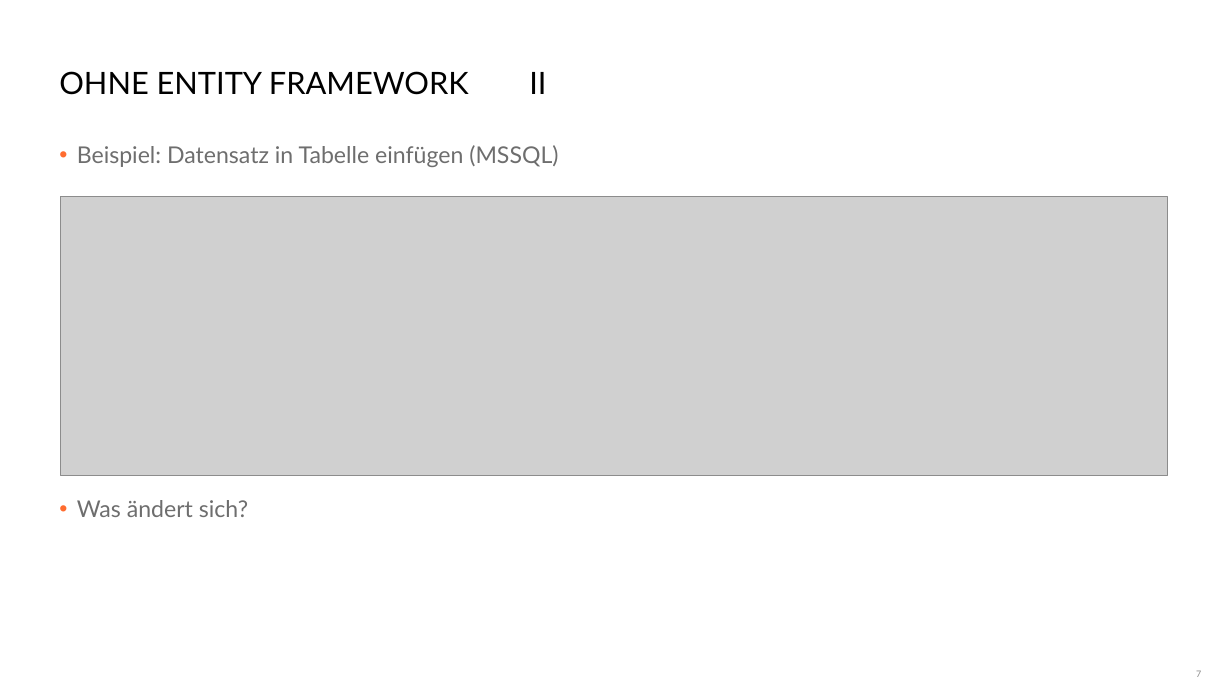
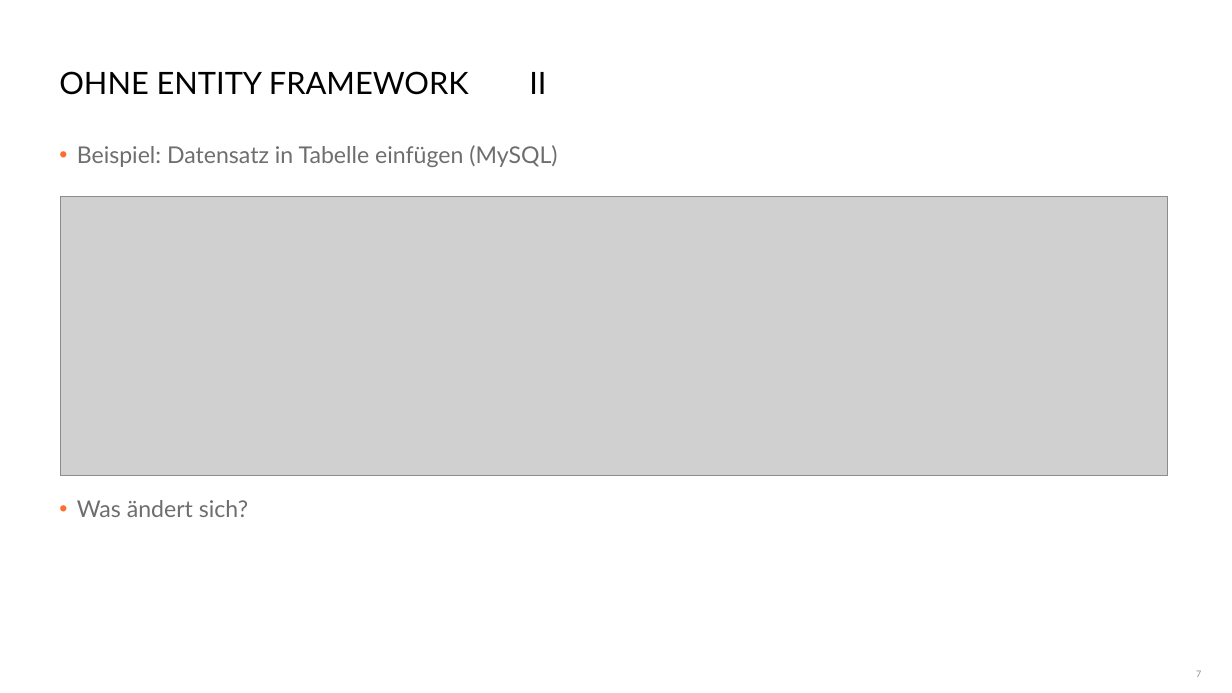
Before and after one commit to danielbeckmann/DotNETJumpStart, a slide deck: slide 7 of 03. Entity Framework/Datenmodellierung und -abfrage mit dem Entity Framework.pptx. Drawn at 1232x693 pixels with LibreOffice and Linux fonts; fonts in the diff are those of the drawing; grey boxes stand for pictures; background and template pictures are left out. Boxes give left, top, right and bottom in pixels: in the first picture for what was removed or moved away, otherwise in the second. Text is boxed around its words. In the diff, an @@ line names an element or a change of style, - is before the commit and + after.

```diff
--- a/03. Entity Framework/Datenmodellierung und -abfrage mit dem Entity Framework.pptx
+++ b/03. Entity Framework/Datenmodellierung und -abfrage mit dem Entity Framework.pptx
@@ text at (77,145,557,167): text changed @@
-• Beispiel: Datensatz in Tabelle einfügen (MSSQL)
+• Beispiel: Datensatz in Tabelle einfügen (MySQL)
```
Also in this commit, not shown: 11 other slides changed, 1 slide added, 3 other files.
